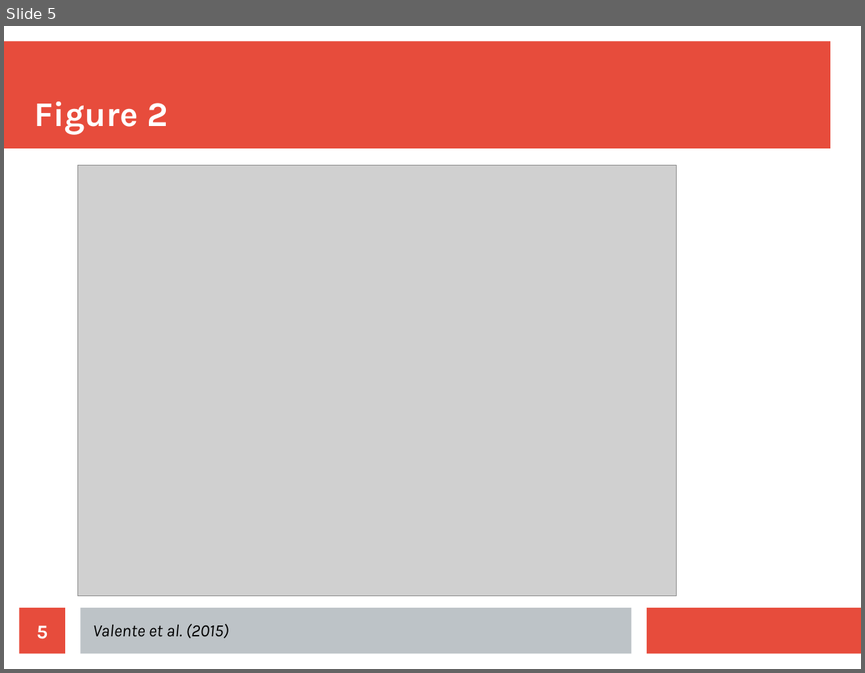
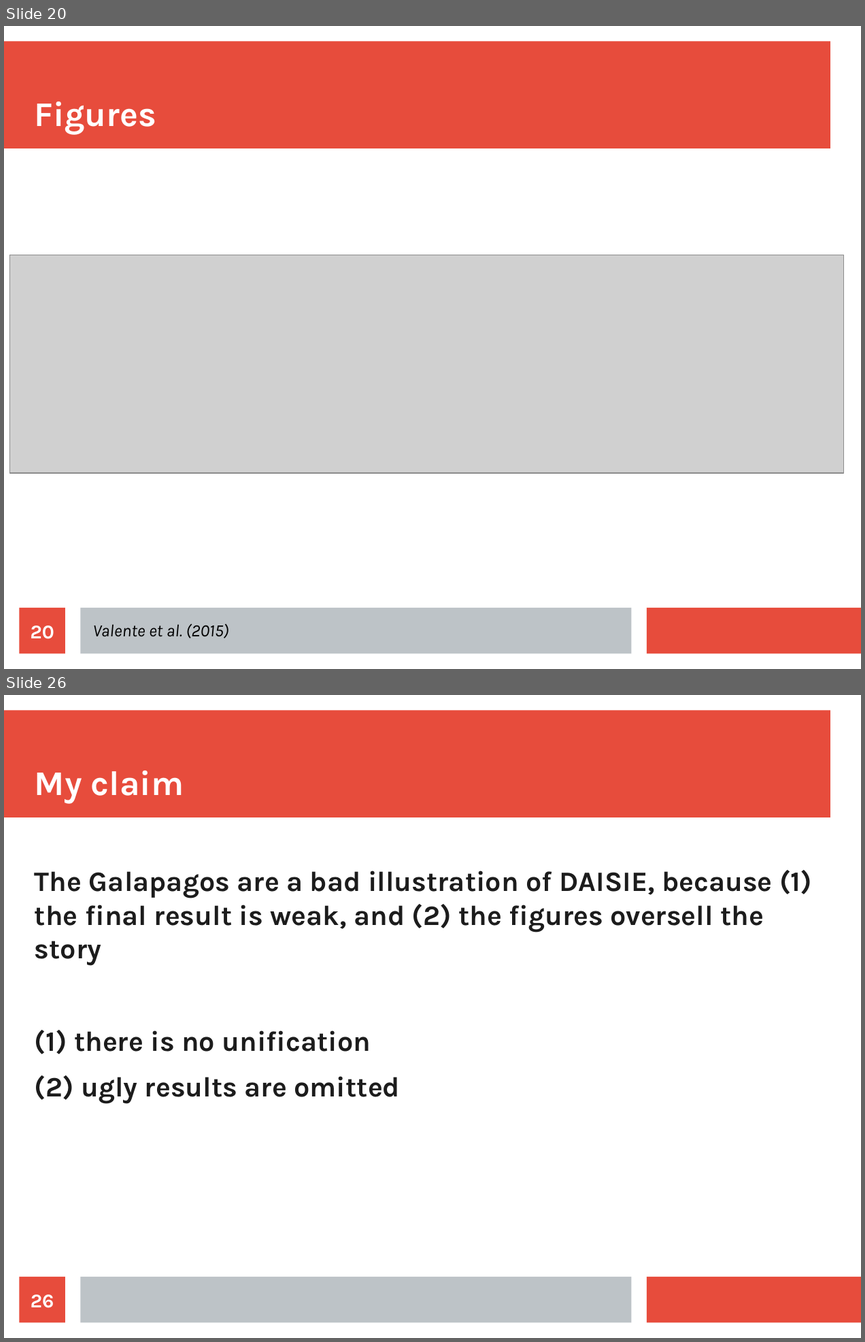
Before and after one commit to richelbilderbeek/Science, a slide deck: Bilderbeek20180622/Bilderbeek20180622.odp. Shown one above the other, each under a label of ours: slide 5 before the commit, slides 20 and 26 after it; the slides between them are not shown. The pictures are 865x673 and 865x1342 pixels, drawn with LibreOffice and Linux fonts; fonts in the diff are those of the drawing; grey boxes stand for pictures. Boxes give left, top, right and bottom in pixels: in the first picture for what was removed or moved away, otherwise in the second. Text is boxed around its words. In the diff, an @@ line names an element or a change of style, - is before the commit and + after.

```diff
--- a/Bilderbeek20180622/Bilderbeek20180622.odp
+++ b/Bilderbeek20180622/Bilderbeek20180622.odp
@@ slide 26 added at (x1=4, y1=695, x2=861, y2=1338), background #FFFFFF; not listed: 3 template elements that a slide beside it also shows @@
@@ title added at (x1=35, y1=770, x2=184, y2=803), 32 pt, text #FFFFFF, bold @@
+My claim
@@ text added at (x1=35, y1=870, x2=812, y2=1104), 26 pt, text #1C1C1C, bold @@
+The Galapagos are a bad illustration of DAISIE, because (1) the final result is weak, and (2) the figures oversell the story
+(1) there is no unification
+(2) ugly results are omitted
@@ page number added at (x1=20, y1=1276, x2=65, y2=1323), fill #E74C3C, 18 pt, text #FFFFFF, bold @@
+26
@@ what was slide 5 is now slide 20 @@
@@ slide 20 changed as well @@
@@ title at (x1=35, y1=101, x2=156, y2=134): text changed @@
-Figure 2
+Figures
@@ picture resized from (x1=78, y1=165, x2=677, y2=596) to (x1=9, y1=254, x2=844, y2=472) @@
@@ page number at (x1=31, y1=625, x2=54, y2=639): text changed @@
-5
+20
```
Also in this commit, not shown: 6 other slides changed, 12 other slides added, 10 other files.
